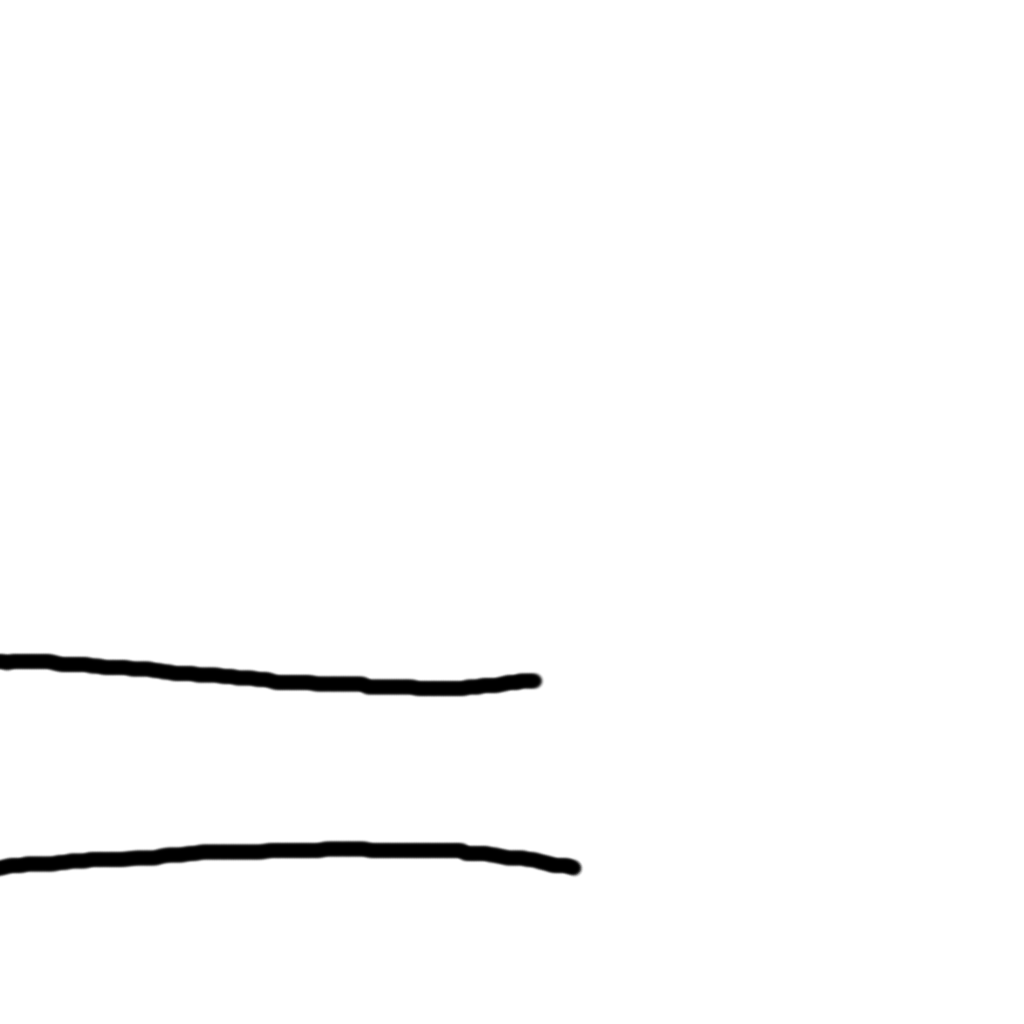
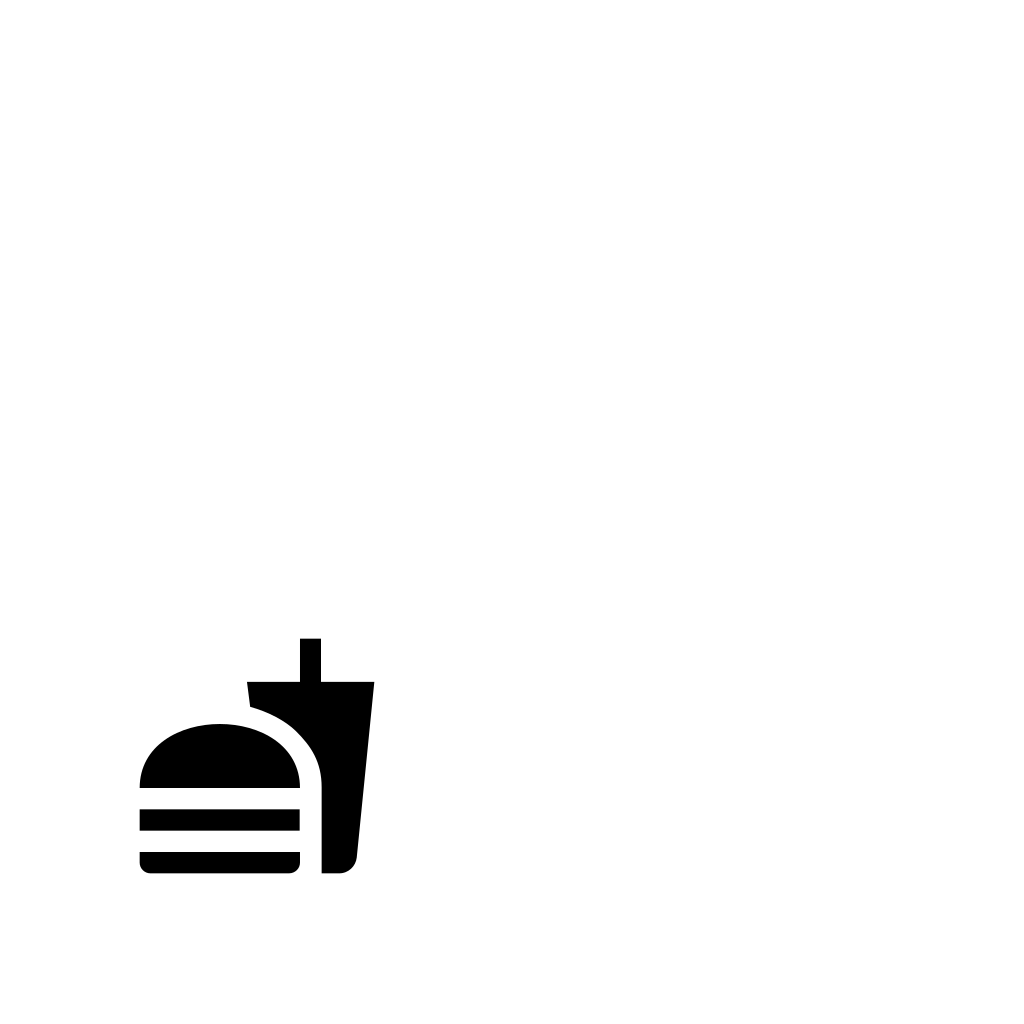
Layered file, before and after one edit (1024x1024). Changes by layer:
hid "Straight" over [0, 652, 584, 878]
added layer "picnic.png" above "stone.png" over [139, 638, 375, 874]
